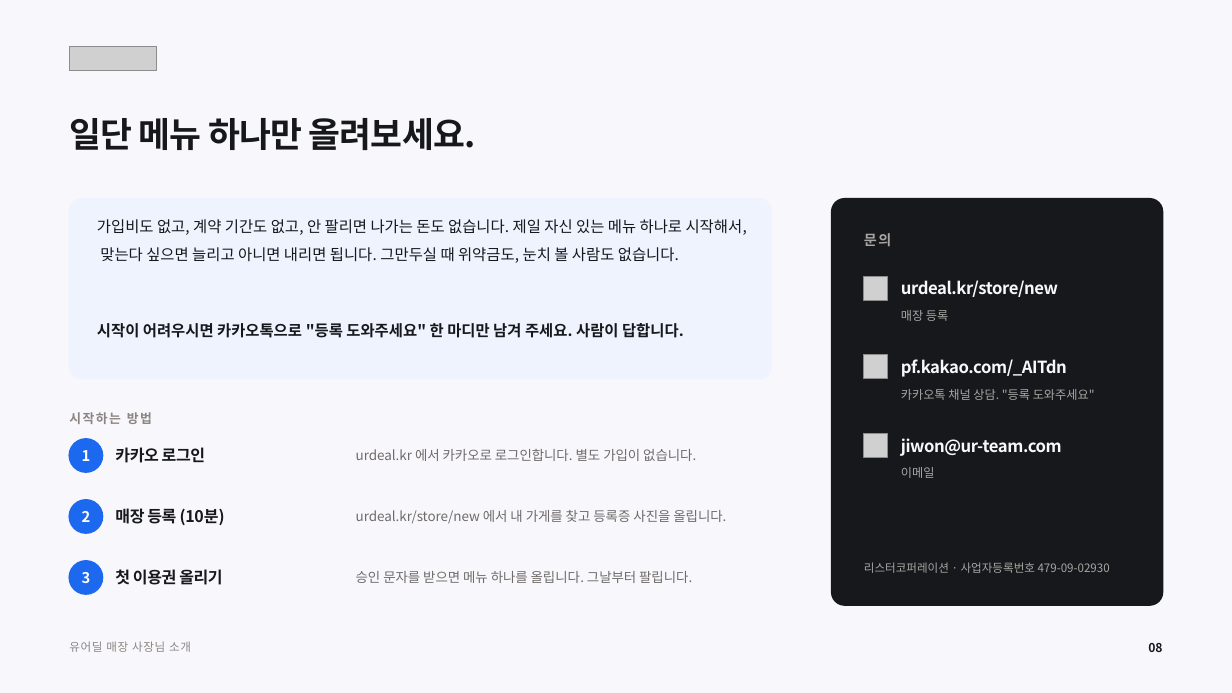
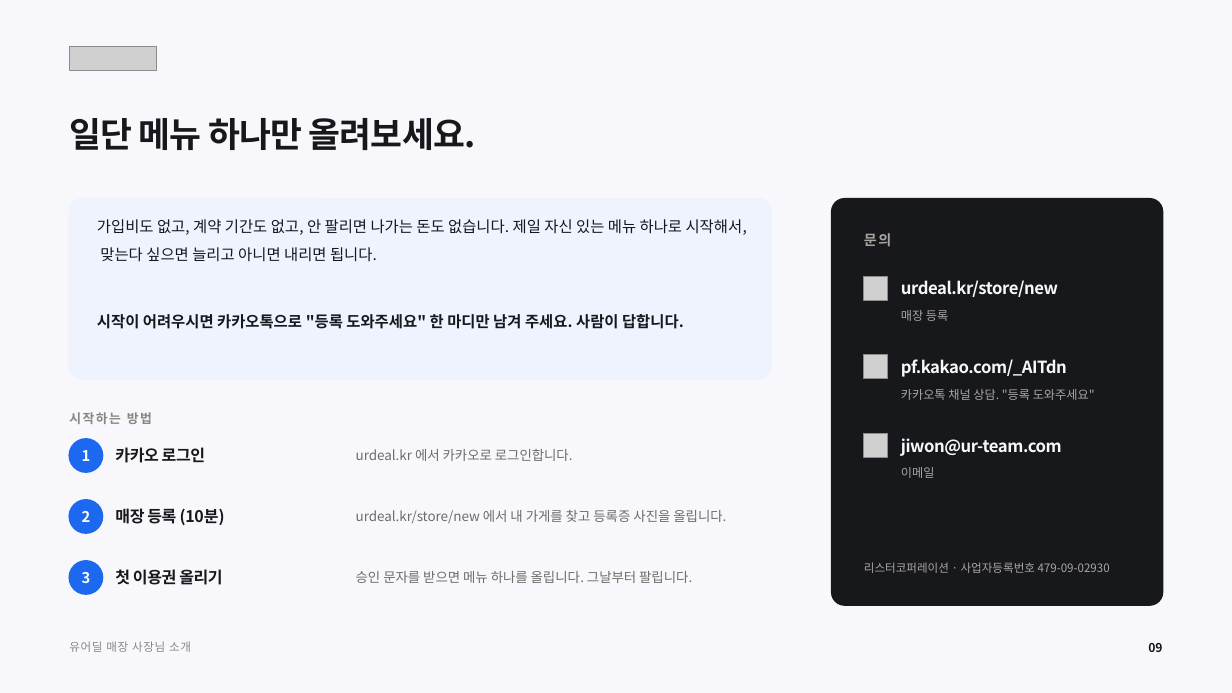
Before and after one commit to tobe2111/ur-live, a slide deck: slide 9 of docs/business/proposals/urdeal-store-owner-deck.pptx (slide 8 before the commit). Drawn at 1232x693 pixels with LibreOffice and Linux fonts; fonts in the diff are those of the drawing; grey boxes stand for pictures. Boxes give left, top, right and bottom in pixels: in the first picture for what was removed or moved away, otherwise in the second. Text is boxed around its words. In the diff, an @@ line names an element or a change of style, - is before the commit and + after.

```diff
--- a/docs/business/proposals/urdeal-store-owner-deck.pptx
+++ b/docs/business/proposals/urdeal-store-owner-deck.pptx
@@ text at (97, 219, 747, 262): text changed @@
-가입비도 없고, 계약 기간도 없고, 안 팔리면 나가는 돈도 없습니다. 제일 자신 있는 메뉴 하나로 시작해서, 맞는다 싶으면 늘리고 아니면 내리면 됩니다. 그만두실 때 위약금도, 눈치 볼 사람도 없습니다.
+가입비도 없고, 계약 기간도 없고, 안 팔리면 나가는 돈도 없습니다. 제일 자신 있는 메뉴 하나로 시작해서, 맞는다 싶으면 늘리고 아니면 내리면 됩니다.
@@ text "시작이 어려우시면 카카오톡으로 "등록 도와주세요" ...": place and size @@
-text "시작이 어려우시면 카카오톡으로 "등록 도와주세요" ..." at (97, 323, 684, 338)
+text "시작이 어려우시면 카카오톡으로 "등록 도와주세요" ..." at (97, 314, 684, 329)
@@ text at (356, 449, 573, 461): text changed @@
-urdeal.kr 에서 카카오로 로그인합니다. 별도 가입이 없습니다.
+urdeal.kr 에서 카카오로 로그인합니다.
```
Also in this commit, not shown: 6 other slides changed, 1 slide added, 5 other files.
